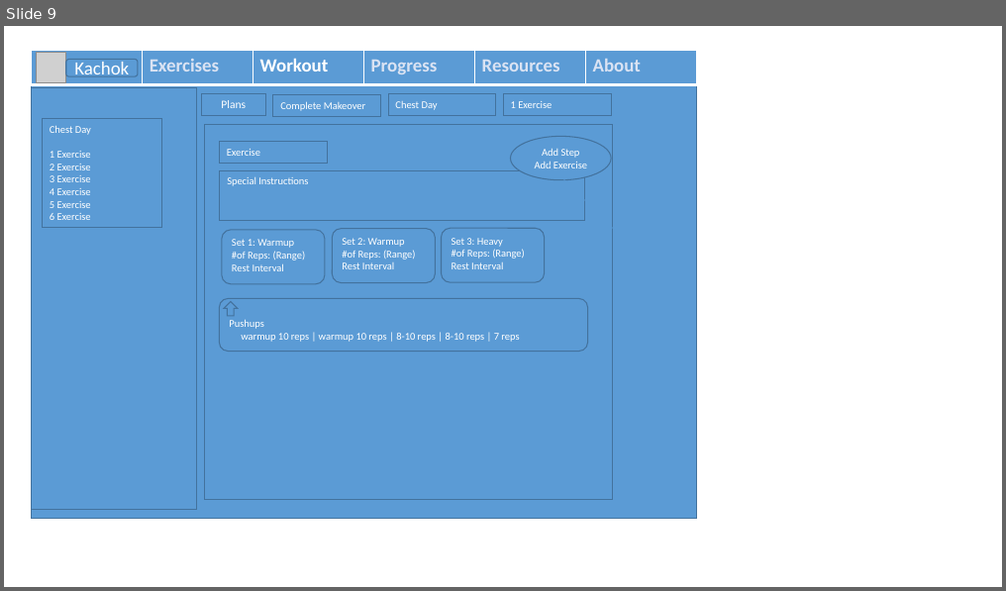
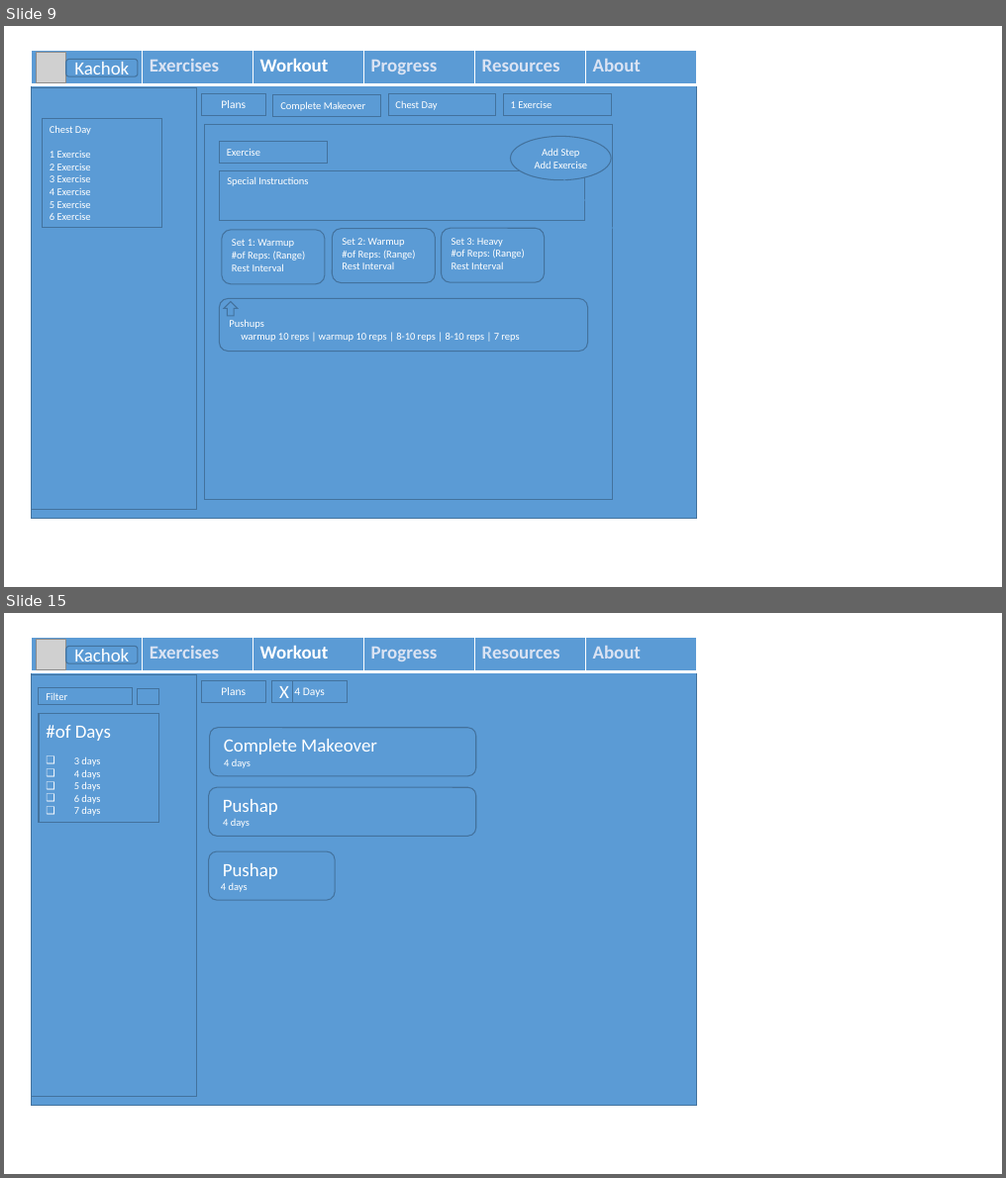
Before and after one commit to stevchik/Kachok, a slide deck: Mockup.pptx. Shown one above the other, each under a label of ours: slide 9 before the commit, slides 9 and 15 after it; the slides between them are not shown. The pictures are 1006x591 and 1006x1178 pixels, drawn with LibreOffice and Linux fonts; fonts in the diff are those of the drawing; grey boxes stand for pictures; background and template pictures are left out. Boxes give left, top, right and bottom in pixels: in the first picture for what was removed or moved away, otherwise in the second. Text is boxed around its words. In the diff, an @@ line names an element or a change of style, - is before the commit and + after.

```diff
--- a/Mockup.pptx
+++ b/Mockup.pptx
@@ slide 15 added at (4, 613, 1002, 1174), background #FFFFFF @@
@@ rectangle added at (31, 637, 696, 1105), fill #5B9BD5, outline #43739E 1 pt @@
@@ table added at (31, 637, 696, 671), 1 rows, 6 columns @@
+ | Exercises | Workout | Progress | Resources | About
@@ picture added at (37, 639, 66, 669) @@
@@ rounded rectangle added at (66, 646, 138, 663), fill #5B9BD5, outline #43739E 1 pt, 18 pt, text #FFFFFF @@
+Kachok
@@ rectangle added at (31, 675, 196, 1096), fill #5B9BD5, outline #43739E 1 pt @@
@@ rectangle added at (39, 688, 132, 705), fill #5B9BD5, outline #43739E 1 pt, 10 pt, text #FFFFFF @@
+Filter
@@ rectangle added at (138, 688, 158, 705), fill #5B9BD5, outline #43739E 1 pt @@
@@ rectangle added at (202, 680, 266, 702), fill #5B9BD5, outline #43739E 1 pt, 11 pt, text #FFFFFF @@
+Plans
@@ rectangle added at (272, 680, 348, 702), fill #5B9BD5, outline #43739E 1 pt, 11 pt, text #FFFFFF @@
+4 Days
@@ rectangle added at (272, 680, 292, 702), fill #5B9BD5, outline #43739E 1 pt, 18 pt, text #FFFFFF @@
+X
@@ rectangle added at (39, 714, 158, 823), fill #5B9BD5, outline #43739E 1 pt, 10 pt, text #FFFFFF @@
+#of Days
+❑ 3 days
+❑ 4 days
+❑ 5 days
+❑ 6 days
+❑ 7 days
@@ rounded rectangle added at (210, 728, 476, 776), fill #5B9BD5, outline #43739E 1 pt, 18 pt, text #FFFFFF @@
+Complete Makeover
+4 days
@@ rounded rectangle added at (208, 787, 475, 836), fill #5B9BD5, outline #43739E 1 pt, 18 pt, text #FFFFFF @@
+Pushap
+4 days
@@ rounded rectangle added at (208, 852, 334, 900), fill #5B9BD5, outline #43739E 1 pt, 18 pt, text #FFFFFF @@
+Pushap
+4 days
```
Also in this commit, not shown: 13 other slides added.
